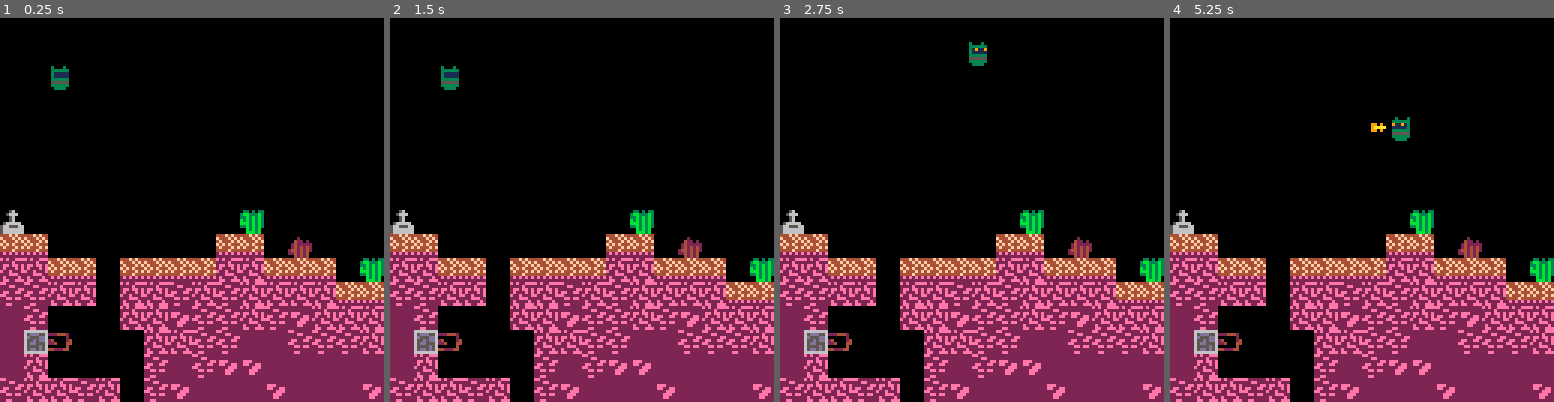
Above: before the commit, frames 1-4 (left to right).
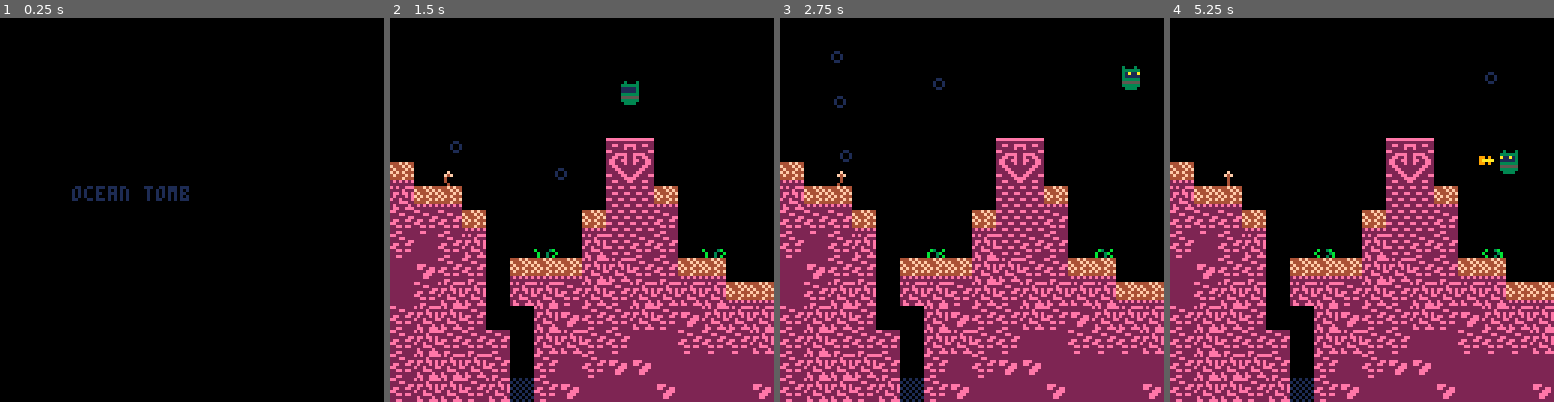
Above: after the commit, the same moments.

Repository: alxgnon/pico-8
Game: PICO-8 cartridge robo.p8
Same seed, same stepped clock (60 frames per second), same inputs: the game is played once before the commit and once after it.
Inputs:
- Up to frame 1 (0.25 s): no input
- Up to frame 2 (1.5 s): tap X (X key) at 0.33, 1.07 s; tap O (Z key) at 0.7 s
- Up to frame 3 (2.75 s): hold Right 1.6-2.1 s; tap O (Z key) at 1.7, 2.1, 2.5 s; tap X (X key) at 1.85 s; hold Up 2.15-2.42 s; hold Right from 2.47 s (still down)
- Up to frame 4 (5.25 s): tap O (Z key) every 0.4 s from 2.9 to 4.9 s; tap X (X key) at 2.97, 4.08, 5.2 s; release Right at 3.03 s; hold Left 3.08-3.58 s; hold Down 3.63-3.97 s; hold Right 4.02-4.68 s; hold Up 4.73-5.03 s; hold Left from 5.08 s (still down)

The runs differ from the first frame. In frame 1, 35% of the frame differs, in the area x 0-100%, y 12-100%; in frame 2, 18%; in frame 3, 18%; in frame 4, 18%.

Commit message:
bubbles and title

Diff:
--- a/robo.p8
+++ b/robo.p8
@@ -1,10 +1,8 @@
 pico-8 cartridge // http://www.pico-8.com
 version 14
 __lua__
--- robo
+-- ocean tomb
 -- work in progress
-
--- 0: main
 
 t = 0
 camx, camy = 0, 0
@@ -18,13 +16,15 @@
 end
 
 function _init()
-	set_gamestate(game)
+	game.set_state(game.title())
 end
 
 function update_music()
 	if music_start == -1 then
-		if t < pl.eye_off then
-			music_start = 0
+		if pl and joy_moving(pl) then
+			current_music += 1
+			music(current_music)
+			music_start = nil
 		end
 		return
 	end
@@ -46,6 +46,14 @@
 	gamestate:draw()
 end
 
+function draw(a)
+	if a.spr then
+		spr(a.spr+a.frame,
+			a.x*8-4, a.y*8-4,
+			1, 1, a.flip_x, a.flip_y)
+	end
+end
+
 
 -- lines and boxes ------------
 
@@ -59,8 +67,6 @@
 
 
 -- constants ------------------
-
-bounds = rec(-1,-1,129,65)
 
 -- sprites
 sp = {
@@ -72,11 +78,15 @@
 	dirt = 5,
 	cobble = 6,
 	wall = 7,
+	lazor = 8,
+	rusty_lazor = 12,
+	mural = 13,
 	pinkbug = 14,
 	bubble = 15,
 	grave = 16,
-	weed = 18,
-	dank = 19,
+	border = 17,
+	stain_a = 18,
+	stain_b = 19,
 	tite = 20,
 	mite = 21,
 	sparkle = 24,
@@ -93,8 +103,10 @@
 	fish = 48,
 	fish_corpse = 50,
 	spike = 51,
-	fetus = 60,
-	clam = 62,
+	jelly = 56,
+	jelly_corpse = 58,
+	algae = 64,
+	flower = 68,
 }
 
 -- flags
@@ -105,9 +117,9 @@
 
 -- game -----------------------
 
-game = {}
-
-function game.init()
+gamee = {}
+
+function gamee.init()
 	t = 0
 	mute()
 	current_music = 2
@@ -117,20 +129,24 @@
 	room.enter(0, 0)
 end
 
-function game.update()
+function gamee.update()
 	foreach(actors, act)
 	if (pl.dead) return
 	room.watch(pl)
-end
-
-function game.draw()
+	bubbles()
+end
+
+function gamee.draw()
 	cls()
 	draw_rumble()
 	if pl.eye_off > 0 then
 		portlight(pl)
 	end
 	room.draw()
-	foreach(actors, draw)
+
+	for i=#actors, 1, -1 do
+		draw(actors[i])
+	end
 end
 
 -- gameover -------------------
@@ -148,7 +164,7 @@
 function gameover.update(gs)
 	if t > 0 then
 		reload(0x1000,0x1000,0x2000)
-		set_gamestate(game)
+		set_gamestate(gamee)
 	end
 
 	gs.glitched =
@@ -166,6 +182,19 @@
 	end
 end
 
+-- draw gameover face
+function draw_sad()
+	local x_x = "\x97  \x97"
+	local ___ = "\x98\x98\x98"
+
+	local sadx, sady =
+		room.x * 8 + 48,
+		room.y * 8 + 48
+
+	print(x_x, sadx, sady, 0)
+	print(___, sadx, sady + 16, 0)
+end
+
 -- utilities ------------------
 
 -- list table keys
@@ -225,6 +254,7 @@
 	room.barriers = {}
 	room.generators = {}
 	room.animated = {}
+	room.bubbling = {}
 
 	room.for_tiles(function (i, j)
 		local spr = mget(i, j)
@@ -234,6 +264,10 @@
 			add(actors, room.switch)
 		end
 
+		if fget(spr, 4) then
+			add(room.bubbling, {i, j})
+		end
+
 		if fget(spr, 7) then
 			add(room.animated, {i, j})
 		end
@@ -258,8 +292,13 @@
 	camera(camx,camy)
 end
 
+function room.bounds()
+	local x,y=room.x-2,room.y-2
+	return rec(x,y,x+20,y+20)
+end
+
 function room.draw()
-	if t % 4 == 0 then
+	if t % 6 == 0 then
 		for c in all(room.animated) do
 			local i, j = c[1], c[2]
 			local spr = mget(i, j)
@@ -332,6 +371,16 @@
 
 		return not (x or y)
 	end
+end
+
+-- non-sticky
+function slide_move(a)
+	local x,y,xy = solid_collide(a)
+
+		if (not x) a.x += a.dx
+		if (not y) a.y += a.dy
+
+		return not (x or y)
 end
 
 function shot_collide(a)
@@ -359,7 +408,7 @@
 function act(a)
 	a.t = (a.t or 0) + 1
 
-	kill_bounds(a, bounds)
+	kill_bounds(a, room.bounds())
 
 	if a.act then
 		a:act()
@@ -406,12 +455,13 @@
  	spr = sp.robo,
  	frame = 0,
 
- 	x = 2.5, y = 2.5,
+ 	x = 10, y = 1.5,
  	w = 0.3, h = 0.4,
+ 	flip_x = true,
 
  	speed = 0.125,
  	dash_mult = 4,
- 	dx = 0, dy = 0,
+ 	dx = 0, dy = 0.05,
 
  	killzone = rec(-1),
 
@@ -549,7 +599,7 @@
 
 -- are any buttons pressed
 function joy_active(a)
-	return joy_moving or a.b4 or a.b5
+	return joy_moving(a) or a.b4 or a.b5
 end
 
 -- set movement vector
@@ -582,52 +632,81 @@
 function joy(a)
 	joy_read(a)
 
-	if a.eye_off < 0 then
-		joy_delta(a)
-		return
-	end
-
+	local dash_done=a.t>a.dash_done
+	local dash_ready=a.t>a.dash_ready
+
+	-- shooting
 	if not a.b5 then
 		a.b5_down = false
-	elseif not a.b5_down then
+	elseif not a.b5_down and
+			a.eye_off >= 0 then
 		a.shoot_dir = a.flip_x
 		player_shoot(a)
 		a.b5_down = true
 		a.autofire = a.t + 10
 	end
 
+	-- autofire
 	if a.b5_down and
 			t > a.autofire then
 		player_shoot(a)
 		a.autofire = a.t + 5
 	end
 
-	local dash_done=a.t>a.dash_done
-	local dash_ready=a.t>a.dash_ready
-
+	if a.b4 then
+		if not a.b4_down
+				and dash_ready and
+				a.eye_off >= 0 then
+			a.dash_alert = true
+			dash(a)
+			a.b4_down = true
+			return
+		end
+		a.b4_down = true
+	else
+		a.b4_down = false
+	end
+
+	-- dash alert
 	if a.dash_alert and dash_ready then
 		sfx(2)
 		a.dash_alert = false
 	end
 
-	if a.b4 and dash_ready then
-		a.dash_alert = true
-		dash(a)
-	elseif dash_done then
+	-- sinking
+	if not joy_moving(a) and dash_done then
+		a.dx = 0
+		a.dy = 0.05
+		return
+	end
+
+	-- waking up
+	if a.eye_off < 0 then
 		joy_delta(a)
+		return
+	end
+
+	-- movement
+	if dash_done then
+		joy_delta(a)
 	end
 end
 -->8
--- 5: baddies
+------------ evil -------------
 
 function spawn(i,j,spr)
 	local a
 
+	local x,y=i+0.5,j+0.5
+
 	if spr == sp.fish then
-		a = fish(i + 0.5, j + 0.5)
+		a = fish(x, y)
 		add(actors, a)
 	elseif spr == sp.spike then
-		a = spike(i + 0.5, j + 0.5)
+		a = spike(x, y)
+		add(actors, a)
+	elseif spr == sp.jelly then
+		a = jelly(x, y)
 		add(actors, a)
 	end
 end
@@ -741,7 +820,7 @@
 
 function fish_corpse(x, y)
 	return {
-		act = fish__corpse_act,
+		act = fish_corpse_act,
 		x = x,
 		y = y,
 		w = 0.4,
@@ -753,7 +832,7 @@
 	}
 end
 
-function fish__corpse_act(a)
+function fish_corpse_act(a)
 	solid_move(a)
 end
 
@@ -798,6 +877,80 @@
 		end
 	end
 end
+
+-- jelly ----------------------
+
+function jelly(x, y)
+	return {
+		t = rnd(8),
+		spr = sp.jelly,
+		frame = 0,
+		act = jelly_act,
+		on_death = jelly_die,
+		x = x,
+		y = y,
+		w = 0.4,
+		h = 0.4,
+		evil = true,
+		dx = 0,
+		dy = 0,
+		hp = 8,
+	}
+end
+
+function jelly_act(a)
+	newangle = atan2(pl.x-a.x,pl.y-a.y)
+
+ a.angle = a.angle or newangle
+ a.angle = angle_lerp(a.angle, newangle, 0.1)
+
+ a.speed = 0.2/((abs(pl.x-a.x)+abs(pl.y-a.y)))
+	a.speed = min(a.speed, 0.125)
+
+	if a.speed < 0.08 then
+		a.dx=0
+		a.dy=0.05*(abs(a.t*0.075)%2-1)
+	else
+		a.dx,a.dy=
+			cos(a.angle)*-a.speed,
+			sin(a.angle)*-a.speed
+	end
+
+	slide_move(a)
+
+	if t > pl.dash_done and
+  pl.x + pl.w > a.x - a.w and
+		pl.x - pl.w < a.x + a.w and
+		pl.y + pl.h > a.y - a.w and
+		pl.y - pl.h < a.y + a.h then
+		kill(pl)
+	end
+
+	a.frame = a.t*0.08 % 2
+end
+
+function jelly_die(a)
+	local b = jelly_corpse(a.x, a.y)
+	add(actors, b)
+end
+
+function jelly_corpse(x, y)
+	return {
+		act = jelly_corpse_act,
+		x = x,
+		y = y,
+		w = 0.4,
+		h = 0.2,
+		spr = sp.jelly_corpse,
+		frame = 0,
+		dx = 0,
+		dy = 0.05,
+	}
+end
+
+function jelly_corpse_act(a)
+	solid_move(a)
+end
 -->8
 -- 6: effects
 
@@ -852,22 +1005,34 @@
 	sp.dirt,
 	sp.cobble,
 	sp.wall,
+	sp.lazor,
+	sp.rusty_lazor,
+	sp.mural,
 	sp.pinkbug,
 	sp.bubble,
 	sp.grave,
-	sp.weed,
-	sp.dank,
+	sp.border,
+	sp.stain_a,
+	sp.stain_b,
 	sp.tite,
 	sp.mite,
+	sp.sparkle,
 	sp.lea,
 	sp.sigma,
 	sp.lambda,
 	sp.debug,
 	sp.robo,
 	sp.shot,
-	sp.plink,
 	sp.switch,
 	sp.generator,
+	sp.barrier,
+	sp.fish,
+	sp.fish_corpse,
+	sp.spike,
+	sp.jelly,
+	sp.jelly_corpse,
+	sp.algae,
+	sp.flower,
 }
 
 -- random sprite number
@@ -897,29 +1062,91 @@
 	local r,l=rnd,4096
 	memset(24576+r(l),r(l),r(l))
 end
+
+-- bubbles --------------------
+
+function bubbles()
+	for c in all(room.bubbling) do
+		local i, j = c[1], c[2]
+
+		if rnd"102" > 101 then
+			local a = bubble(i+0.3+rnd"1"*0.6,j+0.4)
+			add(actors, a)
+		end
+	end
+end
+
+function bubble(x, y)
+	return {
+		t = 0,
+		spr = sp.bubble,
+		frame = 0,
+		act = bubble_act,
+		x = x,
+		y = y,
+		ox = x,
+		w = 0.1,
+		h = 0.1,
+		dx = 0,
+		dy = -0.1,
+	}
+end
+
+function bubble_act(a)
+	a.x = a.ox + 0.3*sin(t*0.02)
+	if not solid_move(a) then
+		kill(a)
+	end
+end
 -->8
--- 7: draw
-
-function draw(a)
-	if a.spr then
-		spr(a.spr+a.frame,
-			a.x*8-4, a.y*8-4,
-			1, 1, a.flip_x, a.flip_y)
-	end
-end
-
--- draw gameover face
-function draw_sad()
-	local x_x = "\x97  \x97"
-	local ___ = "\x98\x98\x98"
-
-	local sadx, sady =
-		room.x * 8 + 48,
-		room.y * 8 + 48
-
-	print(x_x, sadx, sady, 0)
-	print(___, sadx, sady + 16, 0)
-end
+------------ game -------------
+game = {}
+do
+
+function game.set_state(s)
+	gamestate = s
+	game.state = s
+	s:init()
+end
+
+-------------------- game.title
+
+local
+function init_title(s)
+	s.sink_y = -16
+	s.sink_dy = 0.4
+end
+
+local
+function update_title(s)
+	s.sink_y += s.sink_dy
+
+	if btn"4" or btn"5" then
+		game.set_state(gamee)
+	end
+end
+
+local
+function draw_title(s)
+	cls()
+	spr(sp.robo, 76, s.sink_y,
+			1, 1, true)
+	print("ocean tomb",24,56,1)
+
+	--for x=0, 64, 2 do
+	--	rect(x,x,127-x,127-x,7)
+	--end
+end
+
+function game.title()
+	return {
+		init = init_title,
+		update = update_title,
+		draw = draw_title,
+	}
+end
+
+end ---------------------------
 
 
 
@@ -1180,168 +1407,168 @@
 
 
 __gff__
-0002020202020202828282820200000000000000000000008080808000000000000000000000000002020202828282820101010100000000000000000000010100000000000000000000000002020000000000000000000000000000020200000000000000000000000000000000000000000000000000000000000000000000
+0002020202020202828282820202000000000000000000008080808000000000000000000000000002020202828282820101010100000000010101000000010190909090909090900000000002020202000000000000000000000000020202020000000000000000000000000000020200000000000000000000000000000202
 0000000000000000000000000000000000000000000000000000000000000000000000000000000000000000000000000000000000000000000000000000000000000000000000000000000000000000020202020202020202020202020202020202020202020202020202020202020202020202020202020202020202020202
 __map__
-0001010101010101010000010101010102020101010101010101010204040407070404040404040404040404040404040404040404040404040404040404040404040404040404040404040404040404040404040404040404040404040404040404040404040404040404040404040404040404040404040404040404040404
+0101010101010101010101010101010102020101010101010101010704040407070404040404040404040407070404040404040404040404040404040404040404040404040404040404040404040404040404040404040404040404040404040404040404040404040404040404040404040404040404040404040404040404
 0100000000000000000000000000000106020000000000000003030700040007070404040404040404040404040404040404040404040404040404040404040404040404040404040404040404040404040404040404040404040404040404040404040404040404040404040404040404040404040404040404040404040404
 0100000000000000000000000000000106020000000602020204040706040607070404040404040404040404040404040404040404040404040404040404040404040404040404040404040404040404040404040404040404040404040404040404040404040404040404040404040404040404040404040404040404040404
 010000000000000000000000000000010606000602020404000000022c2c2c070704040404040404040404040404040404040404040404040404040404040404040404040404040404040404040404040404040404040404040404040404040404040404040404040404040404040404040404040404041f041f1f0404040404
 010000000000000000001c00000000010606020202020400000000020202020404040202020202040404040404040404040404040404040404040404040404040404040404040404040404040404040404040404040404040404040404040404040404040404040404040404040404040404041f1f1f1f041f1f041f1f1f0404
-010000000000000000000000000000010606021414140000000000000204040404043200000000020404040404040404040404040404040404040404040404040404040404040404040404040404040404040404040404040404040404040404040404040404040404040404040404040404041f041f1f1f1f1f1f1f1f1f0404
-0100000000000000000000000000000102020600000000000000000000020404040200000000000004040404040404040404040404040404040404040404040404040404040404040404040404040404040404040404040404040404040404040404040404040404040404040404040404041f1f1f041f1f1f1f1f1f1f1f1f04
-0100000000000000000000000000000102020200000000000000000000002a04020200030000000002040404040404040404040404040404040404040404040404040404040404040404040404040404040404040404040404040404040404040404040404040404040404040404040404041f1f041f1f041f1f1f1f1f1f1f04
-1000000000000000000012000000000102020600000000000000000000002c0000000002000000000204040404040404040404040404040404040404040404040404040404040404040404040404040404040404040404040404040404040404040404040404040404040404040404040404041f1f1f1f1f041f041f1f1f1f04
-0303000000000000000303001300000102060200000000000000000000002c000000000200001b1c020404040404040404040404040404040404040404040404040404040404040404040404040404040404040404040404040404040404040404040404040404040404040404040404041f1f1f041f1f1f1f1f1f1f1f1f0404
-020203030003030303020203030300121200001c0000000000000000001c2c000000030200001d00020404040404040404040404040404040404040404040404040404040404040404040404040404040404040404040404040404040404040404040404040404040404040404040404041f1f1f04041f041f1f1f1f1f041f04
-0606020200020206020602020202030303030300000000000000000000002a03030304020000130002040404040404040404040404040404040404040404040404040404040404040404040404040404040404040404040404040404040404040404040404040404040404040404040404041f1f1f1f041f1f1f1f1f041f1f04
-070600000002020406060206040202020202020000000000000000020202020404040402050504050204040404040404040404040404040404040404040404040404040404040404040404040404040404040404040404040404040404040404040404040404040404040404040404040404041f1f041f04041f1f1f1f1f0404
-072b0c0000000202060607070606060202020203030303030303030202020204040404040404040404040404040404040404040404040404040404040404040404040404040404040404040404040404040404040404040404040404040404040404040404040404040404040404040404041f1f04040404041f041f041f0404
-070200000000060706040407070707070707070404040404040402020202020404040404040404040404040404040404040404040404040404040404040404040404040404040404040404040404040404040404040404040404040404040404040404040404040404040404040404040404041f1f1f1f1f0404040404040404
-0602020602000604070707040707070404070704070404070704020202020404040404040404040404040404040404040404040404040404040404040404040404040404040404040404040404040404040404040404040404040404040404040404040404040404040404040404040404040404041f1f1f1f1f040404040404
-0202020202000607060202020202070707070704020606060604020202020202040404040404040404040404040404040404040404040404040404040404040404040404040404040404040404040404040404040404040404040404040404040404040404040404040404040404040404040404040404040404040404040404
-0206000000000600150000060606060706040206060404020407050505020502040404040404040404040404040404040404040404040404040404040404040404040404040404040404040404040404040404040404040404040404040404040404040404040404040404040404040404040404040404040404040404040404
-0200000000000600000000001400020706060606020202060704020505050502040404040404040404040404040404040404040404040404040404040404040404040404040404040404040404040404040404040404040404040404040404040404040404040404040404040404040404040404040404040404040404040404
-0200000000000200000000000000020704000000020606060206060205020504040404040404040404040404040404040404040404040404040404040404040404040404040404040404040404040404040404040404040404040404040404040404040404040404040404040404040404040404040404040404040404040404
-0600000000000000000000300000060204000000000000000002060202050504040404040404040404040404040404040404040404040404040404040404040404040404040404040404040404040404040404040404040404040404040404040404040404040404040404040404040404040404040404040404040404040404
-0600000000000000000000000000060202000000000000000000060000000304040404040404040404040404040404040404040404040404040404040404040404040404040404040404040404040404040404040404040404040404040404040404040404040404040404040404040404040404040404040404040404040404
-0602000000000000000000000000060202000000000000000000060000000004040404040404040404040404040404040404040404040404040404040404040404040404040404040404040404040404040404040404040404040404040404040404040404040404040404040404040404040404040404040404040404040404
-0206060603030303030303000000060207000000000000000000020000000004040404040404040404040404040404040404040404040404040404040404040404040404040404040404040404040404040404040404040404040404040404040404040404040404040404040404040404040404040404040404040404040404
-0606070604060202020600000000020207000000000000000000000000000304040400000000040404040404040404040404040404040404040404040404040404040404040404040404040404040404040404040404040404040404040404040404040404040404040404040404040404040404040404040404040404040404
-0707070606020200000000000002020207000000000000000000000000000404000000000000040404040404040404040404040404040404040404040404040404040404040404040404040404040404040404040404040404040404040404040404040404040404040404040404040404040404040404040404040404040404
-0707020206020000000000060602020702000000000030000000000000000000000000000000000404040404040404040404040404040404040404040404040404040404040404040404040404040404040404040404040404040404040404040404040404040404040404040404040404040404040404040404040404040404
-0704020606000000000002020606020702000000000000000000000000000000000000000000000404040404040404040404040404040404040404040404040404040404040404040404040404040404040404040404040404040404040404040404040404040404040404040404040404040404040404040404040404040404
-0706020202000002020202020606060702000003030000000000000000030303000000000015000404040404040404040404040404040404040404040404040404040404040404040404040404040404040404040404040404040404040404040404040404040404040404040404040404040404040404040404040404040404
-0707060202000202070202060607040702000007040303030303000000040404030300000303030404040404040404040404040404040404040404040404040404040404040404040404040404040404040404040404040404040404040404040404040404040404040404040404040404040404040404040404040404040404
-0704060606000207070206070407070702000004070407070707050505040404040403030404040404040404040404040404040404040404040404040404040404040404040404040404040404040404040404040404040404040404040404040404040404040404040404040404040404040404040404040404040404040404
-0707070706000607070707070707070702030304040704070407050500040404040404040404040404040404040404040404040404040404040404040404040404040404040404040404040404040404040404040404040404040404040404040404040404040404040404040404040404040404040404040404040404040404
-…(130 lines of a section not shown)…
+0100000000000000004e4f00000000010606021414140013000012000204040404043300000000020404040404040404040404040404040404040404040404040404040404040404040404040404040404040404040404040404040404040404040404040404040404040404040404040404041f041f1f1f1f1f1f1f1f1f0404
+0300440000000000005e5f000000000102020600000000000000000000020404040200000012000004040404040404040404040404040404040404040404040404040404040404040404040404040404040404040404040404040404040404040404040404040404040404040404040404041f1f1f041f1f1f1f1f1f1f1f1f04
+0203030000000000000d0d030000000102020200000000000000000000002a04020200060000000002040404040404040404040404040404040404040404040404040404040404040404040404040404040404040404040404040404040404040404040404040404040404040404040404041f1f041f1f041f1f1f1f1f1f1f04
+0606060300000000030d0d060000000102020600001200000000000000002c111100000d000000000d04040404040404040404040404040404040404040404040404040404040404040404040404040404040404040404040404040404040404040404040404040404040404040404040404041f1f1f1f1f041f041f1f1f1f04
+0607060200004000020d06060040000102060200000000000000001300002c111100000d00001b1c0d0404040404040404040404040404040404040404040404040404040404040404040404040404040404040404040404040404040404040404040404040404040404040404040404041f1f1f041f1f1f1f1f1f1f1f1f0404
+070406060003030302020606030300010202021c1300000012000000001c2c111100060d13001d000d0404040404040404040404040404040404040404040404040404040404040404040404040404040404040404040404040404040404040404040404040404040404040404040404041f1f1f04041f041f1f1f1f1f041f04
+0706020200020206020602020202030302020200000000000000000000002a060606040d000044000d040404040404040404040404040404040404040404040404040404040404040404040404040404040404040404040404040404040404040404040404040404040404040404040404041f1f1f1f041f1f1f1f1f041f1f04
+06020206000002040606020604020202020202000000000000000002020202040404040d030303030d04040404040404040404040404040404040404040404040404040404040404040404040404040404040404040404040404040404040404040404040404040404040404040404040404041f1f041f04041f1f1f1f1f0404
+06020606060002020606070706060602020202030303030303030302020202040404040d0d0d0d0d0d040404040404040404040404040404040404040404040404040404040404040404040404040404040404040404040404040404040404040404040404040404040404040404040404041f1f04040404041f041f041f0404
+060202020600060706040407070707070707070404040404040402020202020404040404040404040404040404040404040404040404040404040404040404040404040404040404040404040404040404040404040404040404040404040404040404040404040404040404040404040404041f1f1f1f1f0404040404040404
+0602020602110604070707040707070404070704070404070704020202020404040404040404040404040404040404040404040404040404040404040404040404040404040404040404040404040404040404040404040404040404040404040404040404040404040404040404040404040404041f1f1f1f1f040404040404
+0602020202110607060202020202070707070704020606060604020202020202040404040404040404040404040404040404040404040404040404040404040404040404040404040404040404040404040404040404040404040404040404040404040404040404040404040404040404040404040404040404040404040404
+0606000000000600150000060606060706040206060404020407050505020502040404040404040404040404040404040404040404040404040404040404040404040404040404040404040404040404040404040404040404040404040404040404040404040404040404040404040404040404040404040404040404040404
+0600001200000600000000001400020706060606020202060704020505050502040404040404040404040404040404040404040404040404040404040404040404040404040404040404040404040404040404040404040404040404040404040404040404040404040404040404040404040404040404040404040404040404
+0600000000000200001300000000020704000000020606060206060205020504040404040404040404040404040404040404040404040404040404040404040404040404040404040404040404040404040404040404040404040404040404040404040404040404040404040404040404040404040404040404040404040404
+0600000000000000000000300000060204001300000000000002060202050504040404040404040404040404040404040404040404040404040404040404040404040404040404040404040404040404040404040404040404040404040404040404040404040404040404040404040404040404040404040404040404040404
+0200000000000013000000000000060202000000000000000000060000000304040404040404040404040404040404040404040404040404040404040404040404040404040404040404040404040404040404040404040404040404040404040404040404040404040404040404040404040404040404040404040404040404
+0202000000000000000000000000060202000000120000000000060000000004040404040404040404040404040404040404040404040404040404040404040404040404040404040404040404040404040404040404040404040404040404040404040404040404040404040404040404040404040404040404040404040404
+0206060603030303030303001200060207000000000000000000020000000004040404040404040404040404040404040404040404040404040404040404040404040404040404040404040404040404040404040404040404040404040404040404040404040404040404040404040404040404040404040404040404040404
+0606070604060202020600000000020207000000000000130000000000000304040400000000040404040404040404040404040404040404040404040404040404040404040404040404040404040404040404040404040404040404040404040404040404040404040404040404040404040404040404040404040404040404
+0707070606020000000000000000020207000000000000000000000000000404040000000000040404040404040404040404040404040404040404040404040404040404040404040404040404040404040404040404040404040404040404040404040404040404040404040404040404040404040404040404040404040404
+0707020206000000000000000602020702000013000030000000000013000011110000120000000404040404040404040404040404040404040404040404040404040404040404040404040404040404040404040404040404040404040404040404040404040404040404040404040404040404040404040404040404040404
+0704020606000012000000020606020702000000000000000000120000000011110000000013000404040404040404040404040404040404040404040404040404040404040404040404040404040404040404040404040404040404040404040404040404040404040404040404040404040404040404040404040404040404
+0706020202000000000202020606060702000003030000000000000000030304040000000000000404040404040404040404040404040404040404040404040404040404040404040404040404040404040404040404040404040404040404040404040404040404040404040404040404040404040404040404040404040404
+0707060202000000060202060607040702000007040303030303000000040404040300000303030404040404040404040404040404040404040404040404040404040404040404040404040404040404040404040404040404040404040404040404040404040404040404040404040404040404040404040404040404040404
+0704060606000006070206070407070702000004070407070707000000020204040403030404040404040404040404040404040404040404040404040404040404040404040404040404040404040404040404040404040404040404040404040404040404040404040404040404040404040404040404040404040404040404
+0707070706111106020707070707070702030304040704070407111111020704070404040404040404040404040404040404040404040404040404040404040404040404040404040404040404040404040404040404040404040404040404040404040404040404040404040404040404040404040404040404040404040404
+…(130 lines of a section not shown)…
Not shown, changed: 117 lines of the sprite sheet (__gfx__) section of robo.p8
Not shown, changed: the thumbnail (__label__) section of robo.p8
Not shown, changed: the music (__music__) section of robo.p8
Not shown, changed: the sound effects (__sfx__) section of robo.p8
